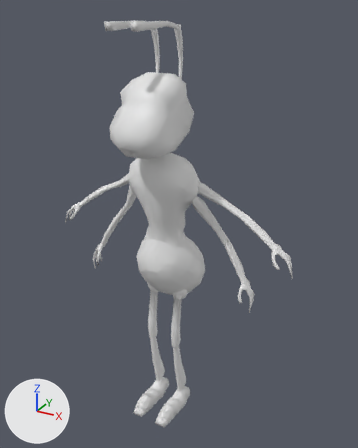
The FBX model Content/Ant/Ant.fbx as it was, and as the next commit left it.
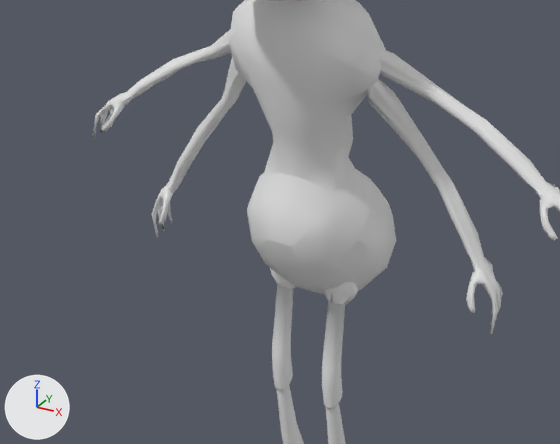
There are two pictures of each version: one whole from a camera (50 mm lens) standing at (2.78, -4.7, 5.02) and looking at (0.1, 0.17, 2.59), one close up on the part from 6% to 78% of the width and 36% to 81% of the height. Lighting does not change. The marker at lower left points along +X, +Y and +Z. Materials are left out; every surface is plain grey. Where no turn or scale is listed for an object, it has been applied to the vertices. Vertices at the same position are counted once.

The older version as bpy lines, for what is in view:
```python
me_mesh = bpy.data.meshes.new('Mesh')
me_mesh.from_pydata(...)  # 3599 vertices, 4646 faces; spans x -1.59..1.61, y -0.9..0.59, z -2.05..2.89
me_mesh.materials.append(mat_material_001)
ob_body = bpy.data.objects.new('Body', me_mesh)
ob_body.location = (-0.016, 0.189, 2.006)
```
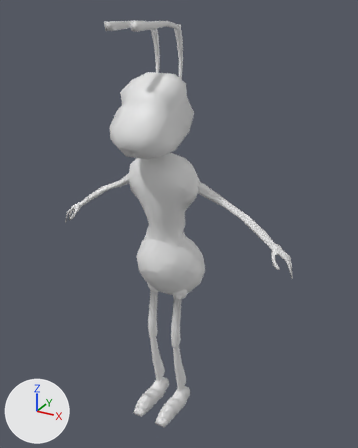
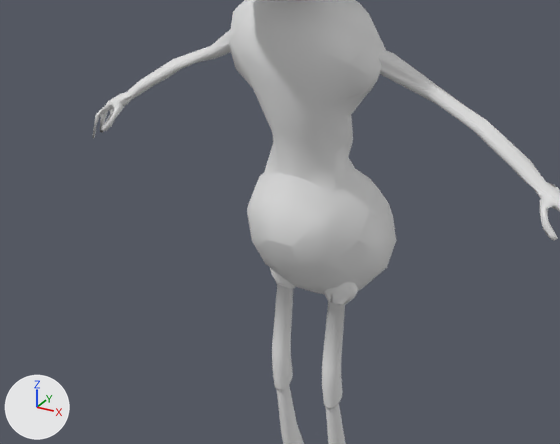
The newer file is also rescaled (x0.394) as a whole; pictures and numbers use the older file's frame.

Pixel boxes [x1, y1, x2, y2] of what changed, in the close-ups (560 x 444 px):
part 1 of me_mesh, deleted: before [152, 57, 246, 238]
part 2 of me_mesh, deleted: before [367, 78, 503, 334]

Patch to the scene script:
```diff
--- a/Content/Ant/Ant.fbx.py
+++ b/Content/Ant/Ant.fbx.py
@@ me_mesh @@
 me_mesh.from_pydata(...)  # 3599 vertices, 4646 faces; spans x -1.59..1.61, y -0.9..0.59, z -2.05..2.89
 # used by ob_body; location = (-0.016, 0.189, 2.006)
+# me_mesh part 1: the loose piece of 496 vertices spanning x -1.15..-0.36, y -0.25..0.01, z -0.3..1.08 is deleted
+# me_mesh part 2: the loose piece of 496 vertices spanning x 0.37..1.17, y -0.25..0.01, z -0.3..1.08 is deleted
```
